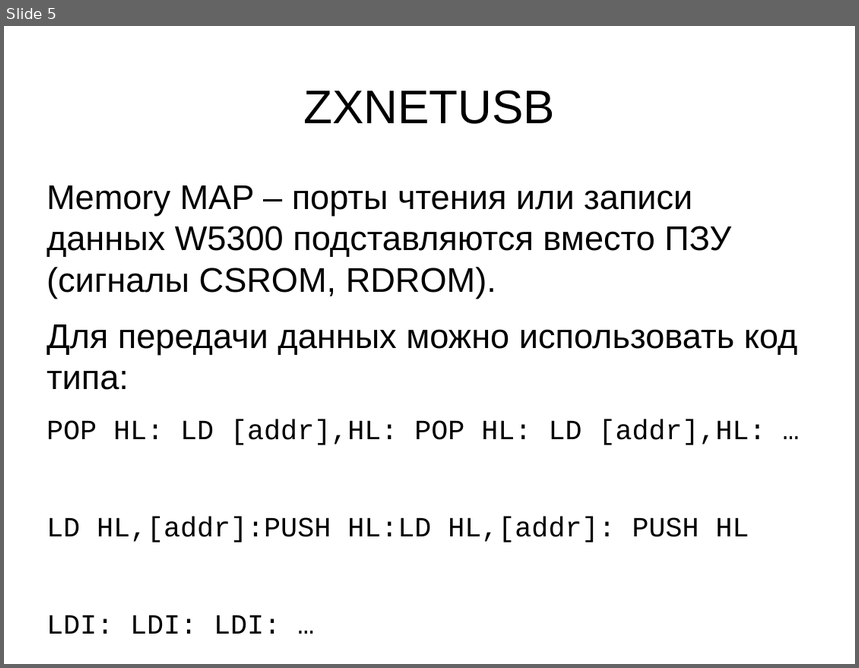
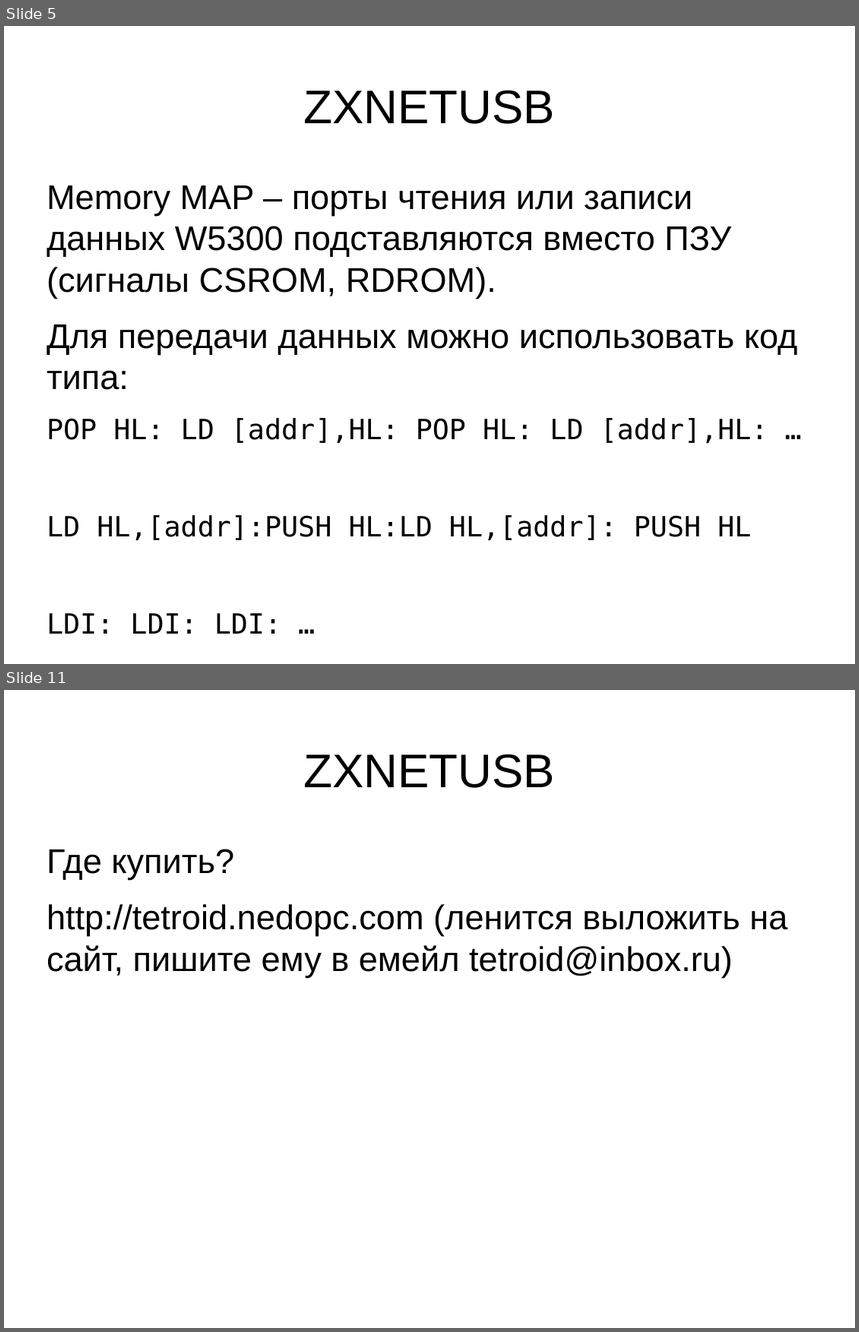
Before and after one commit to lvd2/zxnetusb, a slide deck: report/dh2019.odp. Shown one above the other, each under a label of ours: slide 5 before the commit, slides 5 and 11 after it; the slides between them are not shown. The pictures are 859x668 and 859x1332 pixels, drawn with LibreOffice and Linux fonts; fonts in the diff are those of the drawing; background and template pictures are left out. Boxes give left, top, right and bottom in pixels: in the first picture for what was removed or moved away, otherwise in the second. Text is boxed around its words. In the diff, an @@ line names an element or a change of style, - is before the commit and + after.

```diff
--- a/report/dh2019.odp
+++ b/report/dh2019.odp
@@ slide 11 added at (4,690,855,1328), background picture (left out) @@
@@ title added at (303,754,555,788), 44 pt, text #000000 @@
+ZXNETUSB
@@ text added at (47,849,788,977), 32 pt, text #000000 @@
+Где купить?
+http://tetroid.nedopc.com (ленится выложить на сайт, пишите ему в емейл tetroid@inbox.ru)
@@ slide 5 changed as well @@
@@ text at (47,418,769,634): font Courier New to DejaVu Sans Mono in "POP HL: LD [addr],HL: POP HL: LD ...", "LD HL,[addr]:PUSH HL:LD HL,[addr]: PUSH HL", "LDI: LDI: LDI: …" @@
```
Also in this commit, not shown: 4 other slides changed, 7 other slides added, 1 slide removed.
